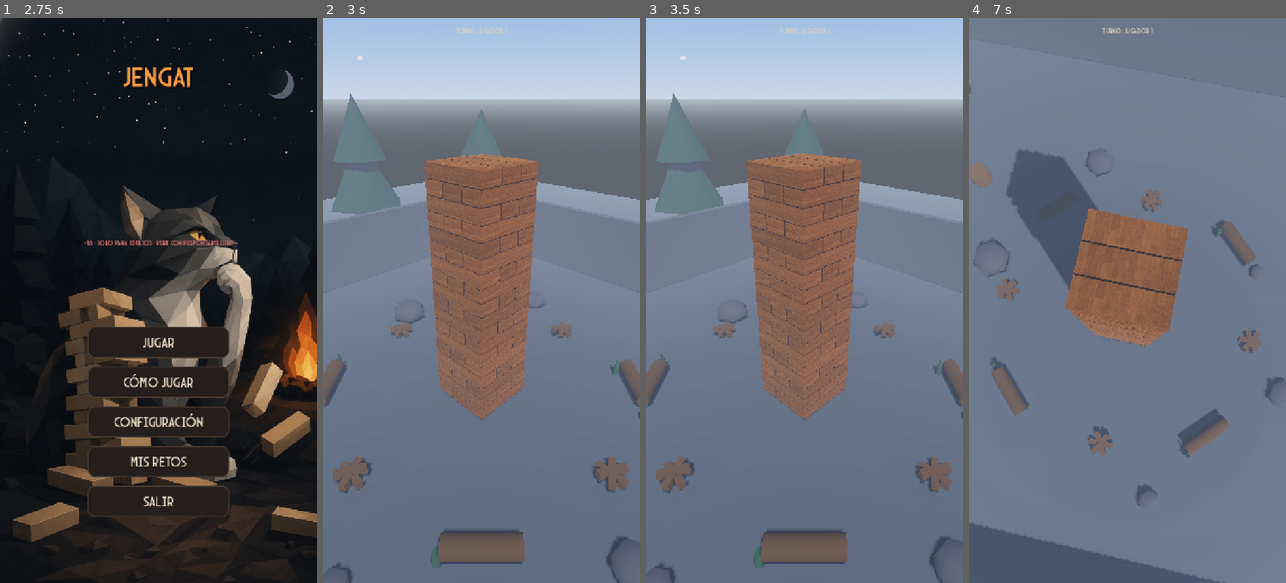
Above: before the commit, frames 1-4 (left to right).
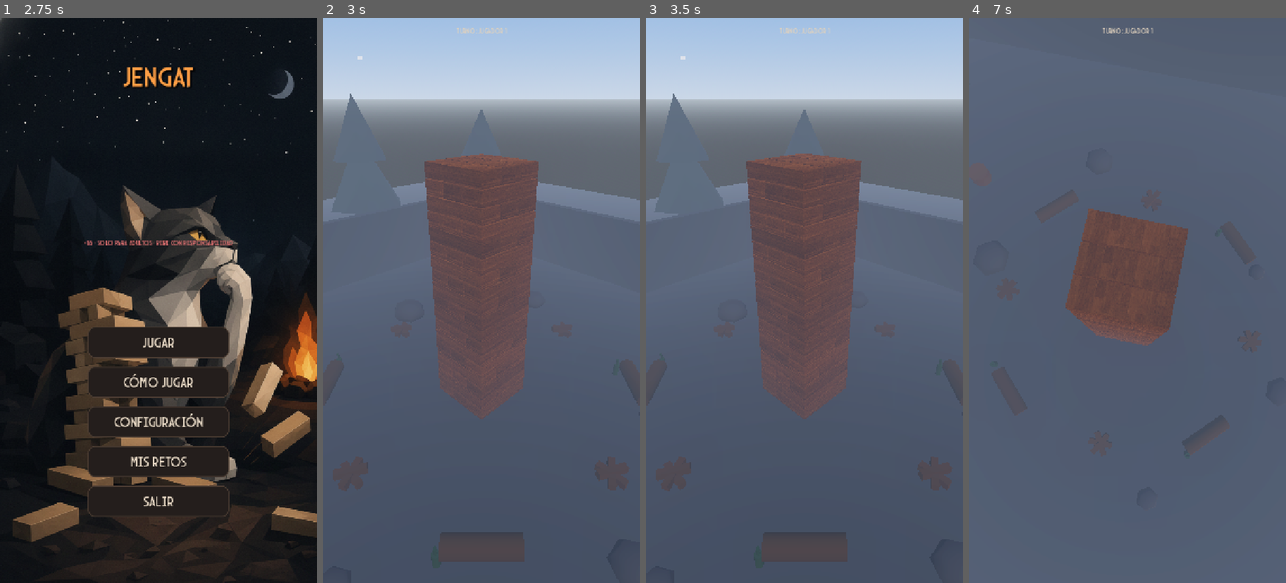
Above: after the commit, the same moments.

Repository: xJoffre/Jengat
Game: Godot game, scene res://scenes/Splash.tscn
The game is run twice, just before and just after one commit, with the same random seed, the same clock (stepped at 60 frames per second) and the same inputs.
Inputs (mouse positions are in pixels of both pictures, inside the frame that each line leads up to):
- Up to frame 1 (2.75 s): move the mouse to (228, 272) at 0.52 s; click (228, 272) at 0.67 s; tap Enter at 1.25 s; drag from (95, 328) to (142, 413) at 1.27 s; tap Space at 2 s; move the mouse to (190, 176) at 2.02 s; click (190, 176) at 2.17 s
- Up to frame 2 (3 s): click "Jugar" at 2.75 s
- Up to frame 3 (3.5 s): no input
- Up to frame 4 (7 s): drag from (1111, 413) to (1032, 215) at 3.52 s; tap Enter at 4.25, 5.75 s; move the mouse to (1222, 385) at 4.27 s; click (1222, 385) at 4.42 s; tap Space at 5, 6.5 s; drag from (1032, 215) to (1079, 159) at 5.02 s; move the mouse to (1143, 300) at 5.77 s; click (1143, 300) at 5.92 s; drag from (1079, 159) to (1064, 328) at 6.52 s

Frame 1 is identical in both runs. In frame 2, 66% of the frame differs, in the area x 0-100%, y 24-100%; in frame 3, 66%; in frame 4, 89%, in the area x 0-100%, y 0-100%.

Commit message:
Sin sombra de la torre y sin shake mientras se arrastra una pieza
El shake movía la cámara y con ella el rayo de arrastre, realimentando
el temblor a la física de la pieza agarrada.

Co-Authored-By: Claude Fable 5 <noreply@anthropic.com>

Diff:
--- a/scenes/Game.tscn
+++ b/scenes/Game.tscn
@@ -132,7 +132,6 @@
 transform = Transform3D(0.7, -0.5, 0.5, 0, 0.7, 0.7, -0.7, -0.5, 0.5, 2, 4, 2)
 light_color = Color(1, 0.96, 0.88, 1)
 light_energy = 1.2
-shadow_enabled = true
 
 [node name="FillLight" type="DirectionalLight3D" parent="." unique_id=673581696]
 transform = Transform3D(-0.707, 0, 0.707, 0.495, 0.707, 0.495, -0.5, 0.7, -0.5, -2, 4, -2)
--- a/scripts/game.gd
+++ b/scripts/game.gd
@@ -149,6 +149,13 @@
 # Tensión: tiembla por el movimiento real de la torre, más un balanceo base que
 # crece según cuántas piezas se han sacado (la torre cada vez más inestable).
 func _update_shake() -> void:
+	# Con una pieza agarrada, nada de shake: el arrastre se calcula con un rayo
+	# desde la cámara, y el temblor se realimentaba a la física de la pieza.
+	if _grabbed:
+		if _shake_offset != Vector3.ZERO:
+			_shake_offset = Vector3.ZERO
+			_update_camera()
+		return
 	var motion := 0.0
 	for b in _blocks:
 		if b == _grabbed:
